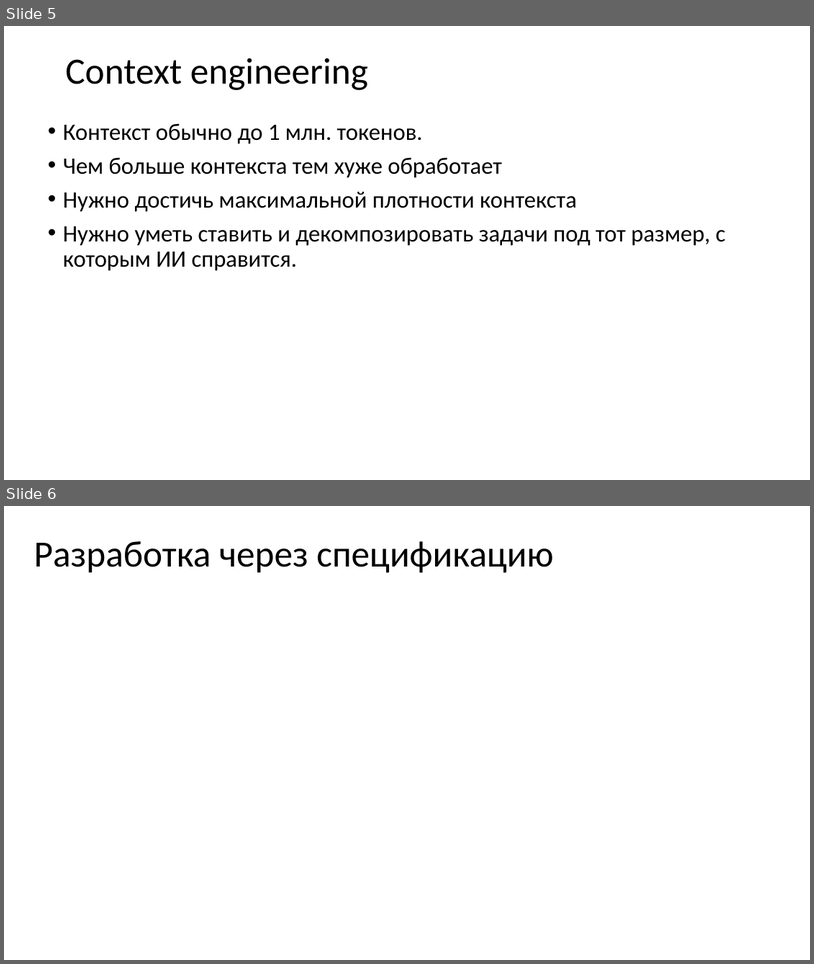
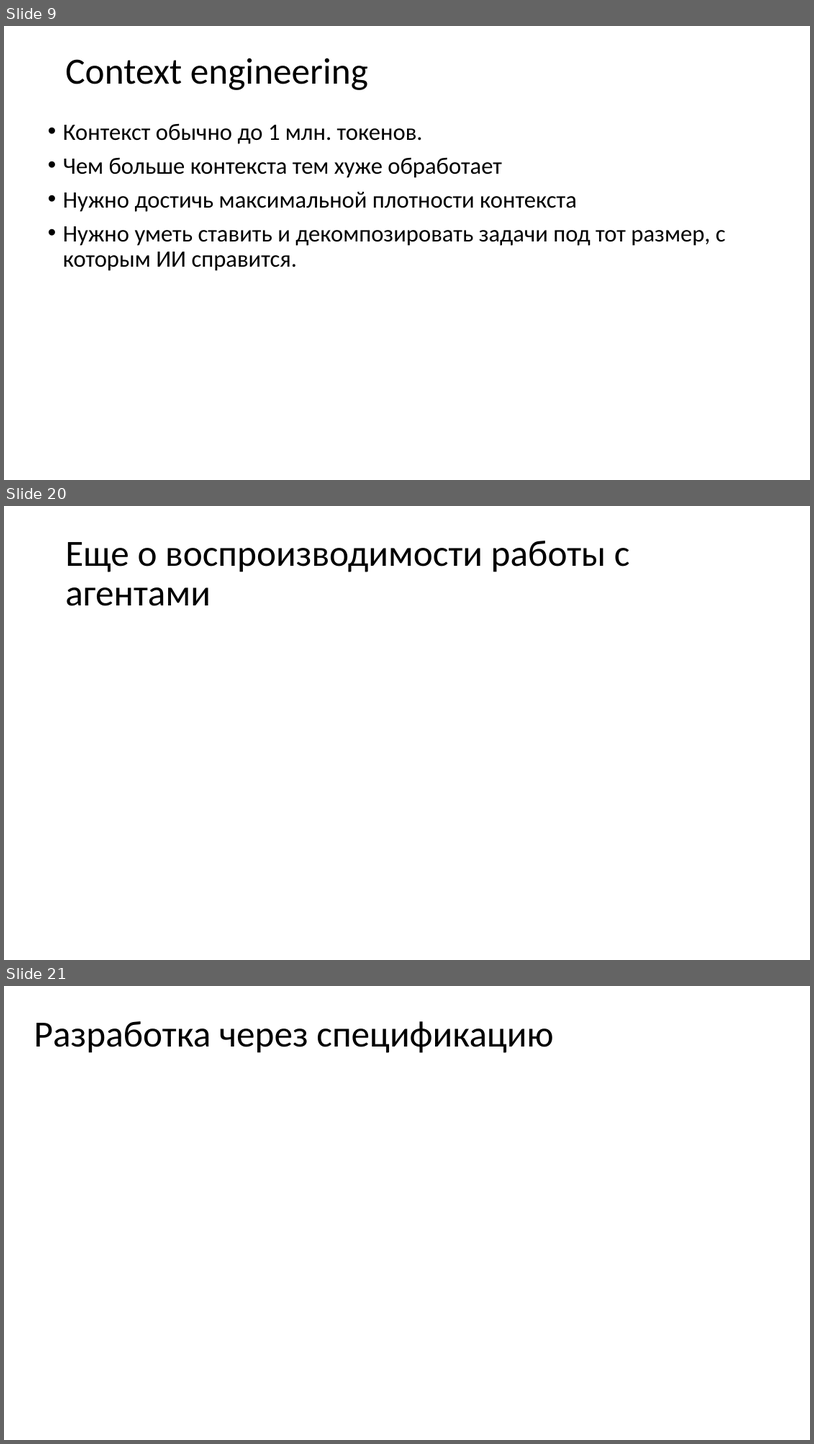
Before and after one commit to MVRonkin/MLSystemDesignCourse, a slide deck: 2026/agentic work.pptx. Shown one above the other, each under a label of ours: slides 5 and 6 before the commit, slides 9, 20 and 21 after it; the slides between them are not shown. The pictures are 814x964 and 814x1444 pixels, drawn with LibreOffice and Linux fonts; fonts in the diff are those of the drawing. Boxes give left, top, right and bottom in pixels: in the first picture for what was removed or moved away, otherwise in the second. Text is boxed around its words. In the diff, an @@ line names an element or a change of style, - is before the commit and + after.

```diff
--- a/2026/agentic work.pptx
+++ b/2026/agentic work.pptx
@@ slide 20 added at (x1=4, y1=506, x2=810, y2=960), background #FFFFFF @@
@@ title added at (x1=65, y1=541, x2=630, y2=606), 44 pt, text #000000 @@
+Еще о воспроизводимости работы с агентами
@@ what was slide 5 is now slide 9 @@
@@ what was slide 6 is now slide 21 @@
```
Also in this commit, not shown: 2 slides changed, 15 other slides added.
